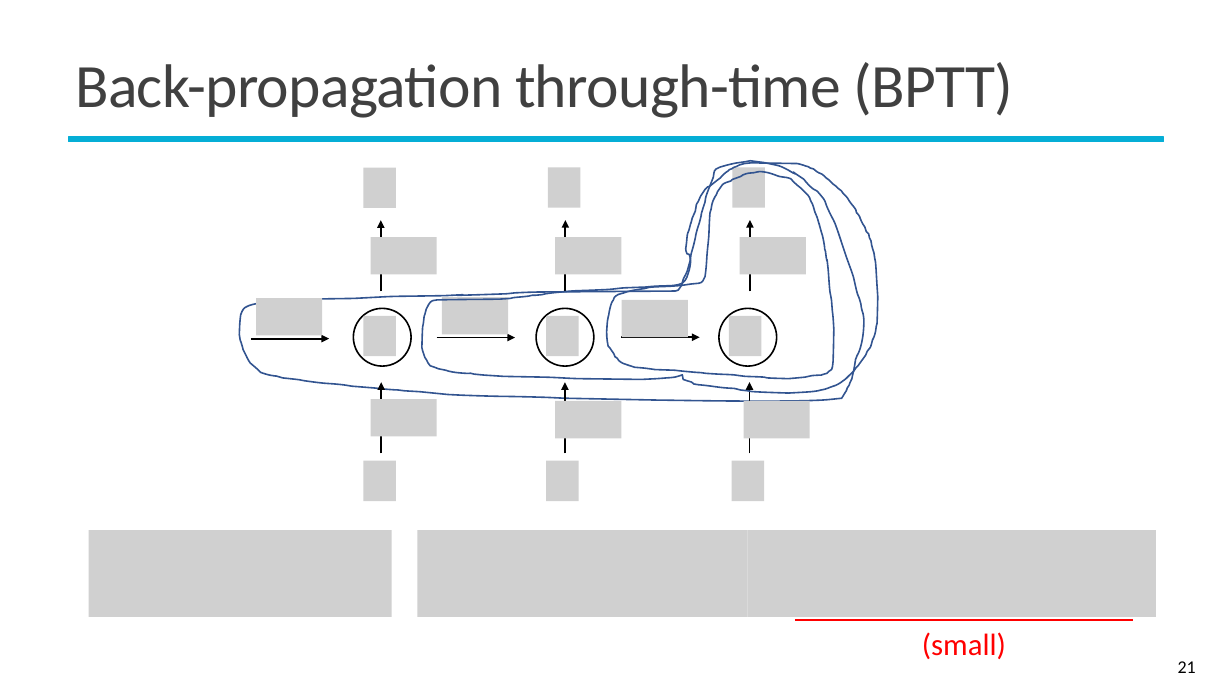
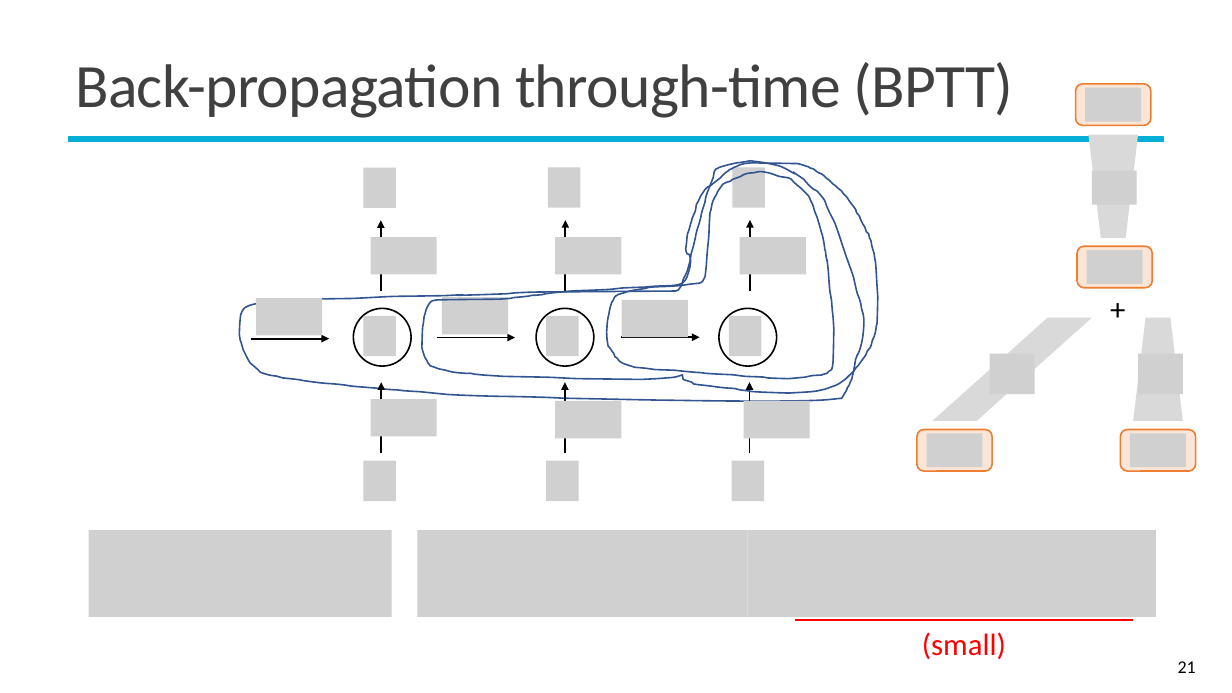
Before and after one commit to mcps5601/CGUDL_2025_Spring, a slide deck: slide 21 of slides/RNN_0331.pptx. Drawn at 1232x693 pixels with LibreOffice and Linux fonts; fonts in the diff are those of the drawing; grey boxes stand for pictures; background and template pictures are left out. Boxes give left, top, right and bottom in pixels: in the first picture for what was removed or moved away, otherwise in the second. Text is boxed around its words. In the diff, an @@ line names an element or a change of style, - is before the commit and + after.

Commit message:
chore: minor update the slide

```diff
--- a/slides/RNN_0331.pptx
+++ b/slides/RNN_0331.pptx
@@ group added at <box>917,84,1196,471</box>: 7 pictures, 4 rounded rectangles, 2 trapezoids, 1 parallelogram, 1 text @@
++
```
Also in this commit, not shown: 1 other slide changed.
